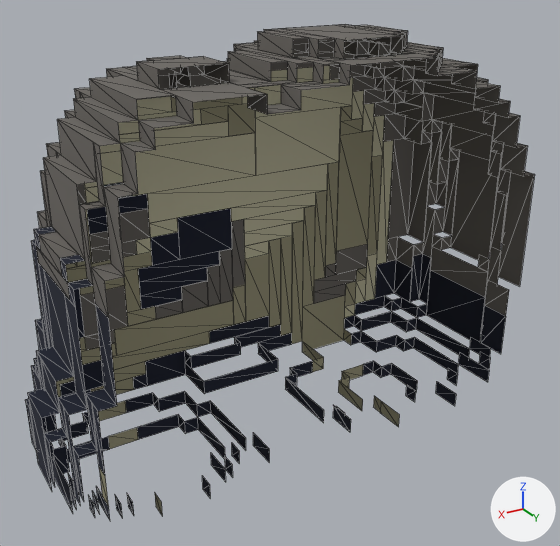
Two versions of the glTF model balanca/public/voxel/deco/Bones3.glb, one commit apart.
One viewpoint serves both versions: a 50 mm camera at (24.3, 39.4, 31.0) aimed at (0.9, 0.5, 11.5). Lighting does not change. The marker at lower right points along +X, +Y and +Z. The picture after the commit comes second. Mesh edges are drawn as thin lines. Where no turn or scale is listed for an object, it has been applied to the vertices. Vertices at exactly the same position are counted once.

The older version as bpy lines, for what is in view:
```python
me_mesh_0 = bpy.data.meshes.new('Mesh_0')
me_mesh_0.from_pydata(...)  # 837 vertices, 910 faces; spans x 0.0..33.0, y -12.0..0.0, z 0.0..26.0
me_mesh_0.materials.append(mat_paleta)
ob_mesh_0 = bpy.data.objects.new('Mesh_0', me_mesh_0)
ob_mesh_0.location = (-16.0, 6.0, 0.0)
```
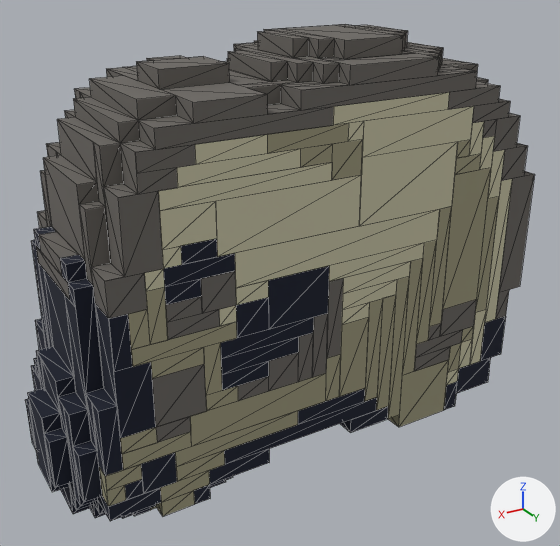
What changed in the scene script:
```text
Change me_mesh_0:
    used by ob_mesh_0; location = (-16.0, 6.0, 0.0)
    remove me_mesh_0.from_pydata(...)  # 837 vertices, 910 faces; spans x 0.0..33.0, y -12.0..0.0, z 0.0..26.0
    add me_mesh_0.from_pydata(...)  # 1028 vertices, 1260 faces; spans x 0.0..33.0, y -12.0..0.0, z 0.0..26.0
    me_mesh_0 part 1: 191 vertices added at x 2.0..31.0, y -3.0..0.0, z 0.0..23.0
```

Where the change shows, as pixel boxes (x1, y1, x2, y2) in the pictures (560 x 546 px):
'Mesh_0', reshaped
    before: (26, 24, 535, 520)
    after: (26, 24, 535, 521)
part 1 of me_mesh_0, added
    after: (105, 86, 535, 521)
